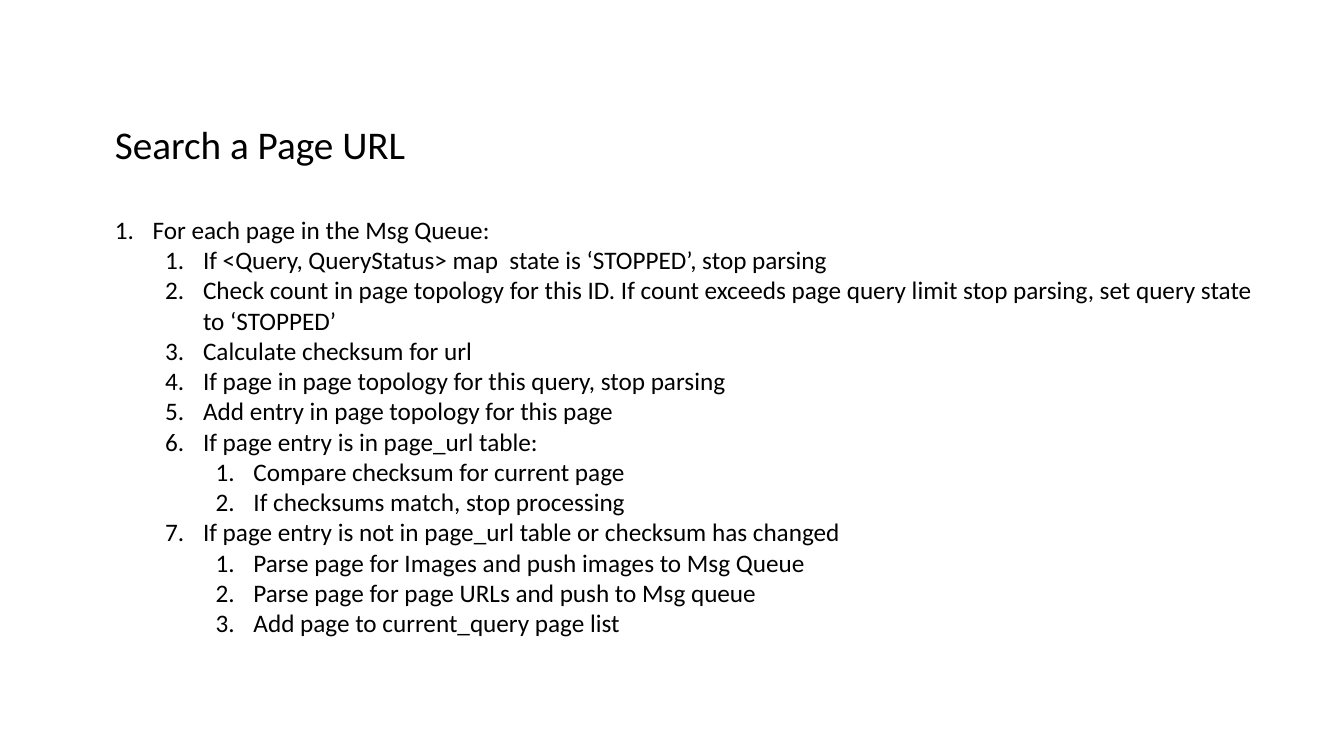
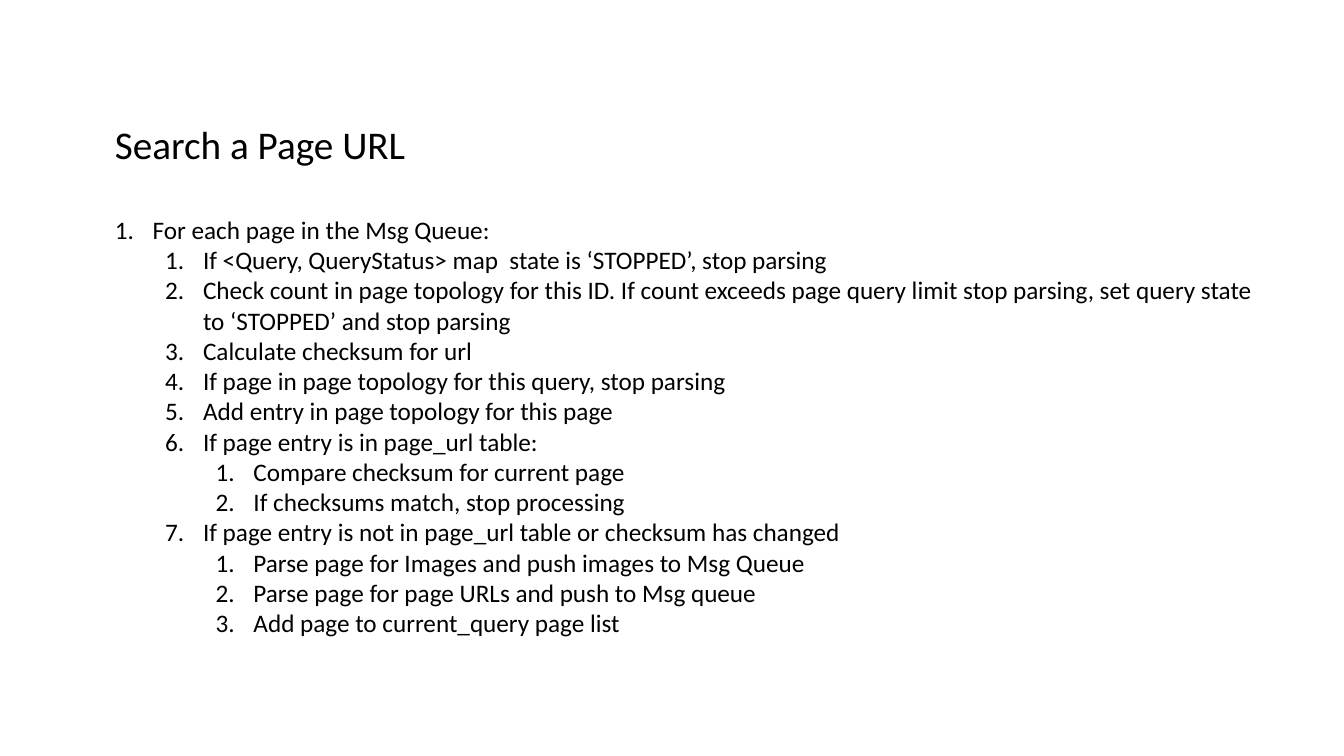
Before and after one commit to datim/squid, a slide deck: slide 5 of docs/design.pptx. Drawn at 1344x756 pixels with LibreOffice and Linux fonts; fonts in the diff are those of the drawing. Boxes give left, top, right and bottom in pixels: in the first picture for what was removed or moved away, otherwise in the second. Text is boxed around its words. In the diff, an @@ line names an element or a change of style, - is before the commit and + after.

Commit message:
Add search for images, job status management checks and APIIs, and query management APIs

```diff
--- a/docs/design.pptx
+++ b/docs/design.pptx
@@ text at (203, 281, 1251, 335): text changed @@
-  2. Check count in page topology for this ID. If count exceeds page query limit stop parsing, set query state to ‘STOPPED’
+  2. Check count in page topology for this ID. If count exceeds page query limit stop parsing, set query state to ‘STOPPED’ and stop parsing
```
Also in this commit, not shown: 8 other slides changed, 4 slides added, 31 other files.
